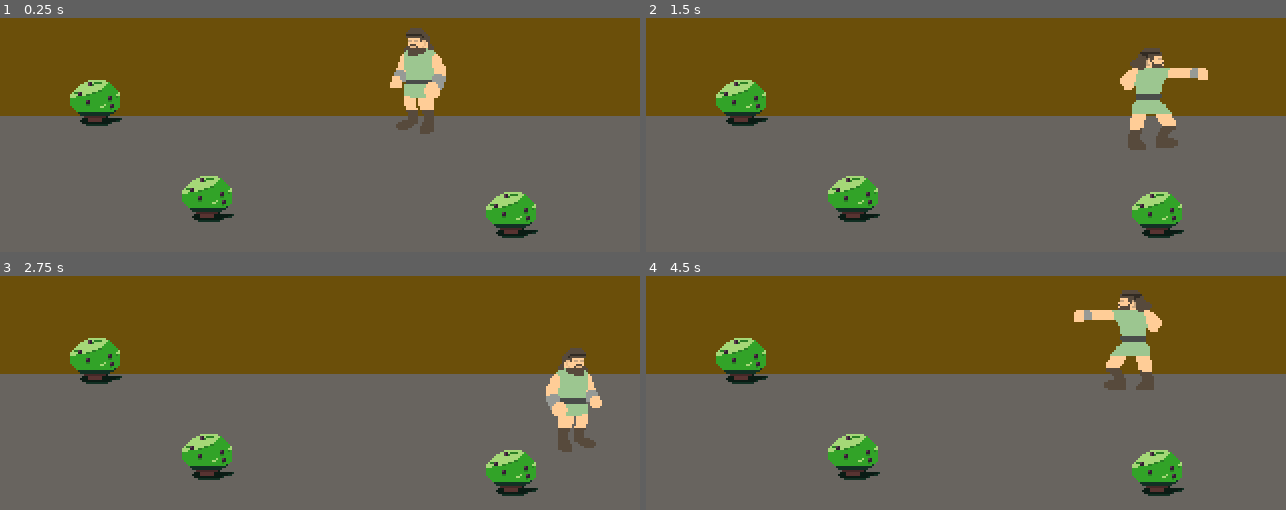
Above: before the commit, frames 1-4 (two rows, left to right).
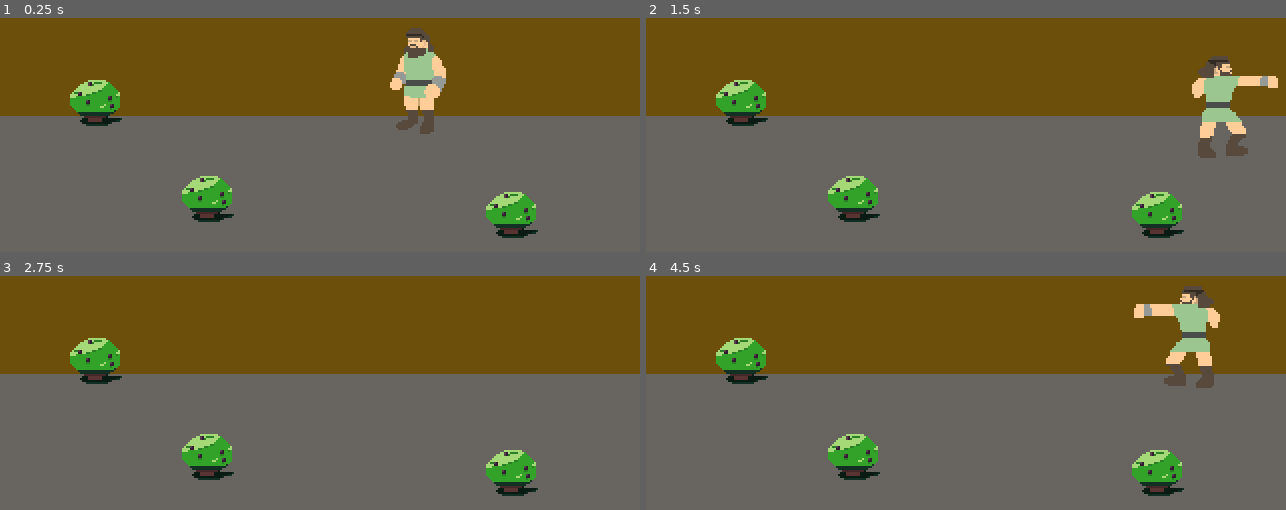
Above: after the commit, the same moments.

Repository: JesusRoberto64/Taller-de-videojuegos
Game: Godot game, scene res://Escenas/Peleas/arena.tscn
Same seed, same stepped clock (60 frames per second), same inputs: the game is played once before the commit and once after it.
Inputs:
- Up to frame 1 (0.25 s): no input
- Up to frame 2 (1.5 s): hold Right (ui_right) 0.53-1.28 s; tap Z (punch) at 0.6, 1.35 s; hold Down (ui_down) from 1.28 s (still down)
- Up to frame 3 (2.75 s): release Down (ui_down) at 2.03 s; hold Right (ui_right) from 2.03 s (still down); tap Z (punch) at 2.1 s
- Up to frame 4 (4.5 s): release Right (ui_right) at 2.78 s; hold Up (ui_up) 2.78-3.53 s; tap Z (punch) at 2.85, 3.6, 4.35 s; hold Left (ui_left) from 3.53 s (still down)

The runs differ from the first frame. In frame 1, 0.2% of the frame differs, in the area x 61-70%, y 13-39%; in frame 2, 4.7%, in the area x 74-99%, y 12-60%; in frame 3, 2.3%; in frame 4, 4.7%.

Commit message:
falta refactorizar y agrgar game feel a los golpes

Diff:
--- /dev/null
+++ b/Escenas/Peleas/golpe.tscn
@@ -0,0 +1,55 @@
+[gd_scene load_steps=8 format=3 uid="uid://b63xwlfxpqhh1"]
+
+[ext_resource type="Texture2D" uid="uid://bejafr6ixy63e" path="res://Recursos/golpe.png" id="1_2dmyr"]
+
+[sub_resource type="AtlasTexture" id="AtlasTexture_l0c5b"]
+atlas = ExtResource("1_2dmyr")
+region = Rect2(0, 0, 32, 32)
+
+[sub_resource type="AtlasTexture" id="AtlasTexture_geql5"]
+atlas = ExtResource("1_2dmyr")
+region = Rect2(32, 0, 32, 32)
+
+[sub_resource type="AtlasTexture" id="AtlasTexture_t5od4"]
+atlas = ExtResource("1_2dmyr")
+region = Rect2(64, 0, 32, 32)
+
+[sub_resource type="AtlasTexture" id="AtlasTexture_81ijq"]
+atlas = ExtResource("1_2dmyr")
+region = Rect2(96, 0, 32, 32)
+
+[sub_resource type="AtlasTexture" id="AtlasTexture_eac5h"]
+atlas = ExtResource("1_2dmyr")
+region = Rect2(128, 0, 32, 32)
+
+[sub_resource type="SpriteFrames" id="SpriteFrames_st7ey"]
+animations = [{
+"frames": [{
+"duration": 1.0,
+"texture": SubResource("AtlasTexture_l0c5b")
+}, {
+"duration": 1.0,
+"texture": SubResource("AtlasTexture_geql5")
+}, {
+"duration": 1.0,
+"texture": SubResource("AtlasTexture_t5od4")
+}, {
+"duration": 1.0,
+"texture": SubResource("AtlasTexture_81ijq")
+}, {
+"duration": 1.0,
+"texture": SubResource("AtlasTexture_eac5h")
+}],
+"loop": false,
+"name": &"triger",
+"speed": 16.0
+}]
+
+[node name="golpe" type="AnimatedSprite2D"]
+sprite_frames = SubResource("SpriteFrames_st7ey")
+animation = &"triger"
+autoplay = "triger"
+frame = 4
+frame_progress = 1.0
+
+[connection signal="animation_finished" from="." to="." method="queue_free"]
--- a/Escenas/Peleas/player.gd
+++ b/Escenas/Peleas/player.gd
@@ -1,45 +1,51 @@
 extends CharacterBody2D
 
-var speed = 100.0
+@onready var anim_spr : AnimatedSprite2D = $AnimatedSprite2D
+var anim_mov := Vector2.ZERO # Vector para animación
 var direction = Vector2(1.0, 0.0)
+var is_stoped = false
+var speed = 150.0
+
+# Ataques
+var hit_particle = preload("res://Escenas/Peleas/golpe.tscn")
+@onready var upercut_box = $Hitboxes/UpercutShape
+@onready var punch_box = $Hitboxes/PunchShape
+@onready var kick_box = $Hitboxes/KickShape
+@onready var hit_pos = $Hitboxes/hitpos
+@onready var hit_boxes = $Hitboxes
 var is_attacking = false
-var is_stoped = false
+var combo_buffer = false
+var combo = 0
 
-var combo_buffer = false
-var is_combo = false
+var hit_loop_timer = 0.0
+var hit_loop_counter = 0.0 # Timer for interval
+var hit_loop_interval : int = 0
 
-@onready var punch_box = $Hitboxes/PunchShape
-@onready var upercut_box = $Hitboxes/UpercutShape
-@onready var kick_box = $Hitboxes/KickShape
-
-@onready var anim_spr : AnimatedSprite2D = $AnimatedSprite2D
-@onready var hit_boxes = $Hitboxes
-
-
-func _physics_process(_delta: float) -> void:
-	var mov = Input.get_vector("ui_left", "ui_right", "ui_up", "ui_down")
-
+func _physics_process(delta: float) -> void:
+	var mov = Input.get_vector("Izquerda", "Derecha", "Arriba", "Abajo")
+	anim_mov = mov
 	# Poner direccion
-	if mov.x != 0.0:
+	if mov.x != 0.0 and !is_attacking:
 		direction.x = roundf(mov.x)
 		anim_spr.scale.x = -direction.x
 		hit_boxes.scale.x = -direction.x
 
-	# Combo
-	if is_attacking and is_combo:
-		if Input.is_action_just_pressed("punch") and !combo_buffer:
+	var trigger_attack = Input.is_action_just_pressed("punch")
+
+	if is_attacking:
+		mov = Vector2.ZERO
+		if combo < 4:
+			attack_loop(delta, trigger_attack)
+		elif !combo_buffer:
+			anim_spr.play("hit_kick")
+			kick_box.disabled = false
 			combo_buffer = true
 
 	# Golpe
-	if Input.is_action_just_pressed("punch") and !is_attacking:
+	if trigger_attack and !is_attacking:
 		is_attacking = true
-		punch_box.disabled = false
+		#punch_box.disabled = false
 		anim_spr.play("hit_punch") # Empezar cadena
-		is_stoped = true
-		is_combo = true
-
-	if is_stoped:
-		mov = Vector2.ZERO
 
 	velocity = mov * speed
 	move_and_slide()
@@ -47,25 +53,59 @@
 	# Limite de escenario sin colisiones (temporal)
 	position.y = clamp(position.y, 90.0, 150.0)
 
-func _on_punch_body_entered(body: Node2D) -> void:
-	body.queue_free()
+func _process(_delta: float) -> void:
+	if is_attacking: return
+	if anim_mov == Vector2.ZERO:
+		anim_spr.play("idle")
+	else:
+		anim_spr.play("walking")
+
+func attack_loop(delta , trigger_attack)-> void:
+	var anim = anim_spr.get_animation()
+	hit_loop_timer += delta
+	if trigger_attack and hit_loop_timer < 0.25:
+		hit_loop_timer = 0.0
+		if anim == "hit_punch" or anim == "hit_punch_loop":
+			anim_spr.play("hit_punch_loop")
+	elif hit_loop_timer >= 0.25:
+		anim_spr.play("hit_punch")
+		var current_frame = anim_spr.get_frame()
+		var current_progress = anim_spr.sprite_frames.get_frame_count("hit_punch")
+		anim_spr.set_frame_and_progress(current_frame, current_progress)
+		hit_loop_interval = 0
+		combo = 0
+
+	hit_loop_counter += delta
+	if hit_loop_counter > 0.1:
+		hit_loop_counter = 0.0
+		hit_loop_interval += 1
+		if hit_loop_interval % 2 == 0:
+			punch_box.disabled = false
+		else:
+			punch_box.disabled = true
+
+func _on_punch_body_entered(_body: Node2D) -> void:
+	var particle = hit_particle.instantiate()
+	particle.position = hit_pos.position
+	add_child(particle)
+	print(anim_spr.get_animation())
+	combo += 1
 
 func _on_animation_finished() -> void:
 	var prefix = anim_spr.get_animation().get_slice("_", 0)
 
 	if combo_buffer:
 		match anim_spr.get_animation():
-			"hit_punch":
+			"hit_kick":
 				anim_spr.play("hit_upercut")
+				kick_box.disabled = false
 				punch_box.disabled = true
-				upercut_box.disabled = false
-				pass
 			"hit_upercut":
 				anim_spr.play("hit_kick")
-				upercut_box.disabled = true
-				kick_box.disabled = false
-				is_combo = false
-		combo_buffer = false
+				upercut_box.disabled = false
+				kick_box.disabled = true
+				combo_buffer = false
+				combo = 0
 		return
 
 	if prefix == "hit":
@@ -76,6 +116,5 @@
 		kick_box.disabled = true
 
 		anim_spr.play("idle")
-		is_stoped = false
-		is_combo = false
+		hit_loop_timer = 0.0
 		combo_buffer = false
--- a/Escenas/Peleas/player.tscn
+++ b/Escenas/Peleas/player.tscn
@@ -1,41 +1,81 @@
-[gd_scene load_steps=15 format=3 uid="uid://bauegx3xiajpq"]
+[gd_scene load_steps=25 format=3 uid="uid://bauegx3xiajpq"]
 
 [ext_resource type="Script" uid="uid://cekp4hhxmbbay" path="res://Escenas/Peleas/player.gd" id="1_1avs2"]
-[ext_resource type="Texture2D" uid="uid://bb40buwumvvtx" path="res://Recursos/Sanson.png" id="1_j1yls"]
-[ext_resource type="Texture2D" uid="uid://kd4ahxrmsrjm" path="res://Recursos/sanson_00.png" id="2_k8hwq"]
+[ext_resource type="Texture2D" uid="uid://c0l2wi6yx46np" path="res://Recursos/Sanson_00.png" id="4_7w6ij"]
+
+[sub_resource type="AtlasTexture" id="AtlasTexture_1avs2"]
+atlas = ExtResource("4_7w6ij")
+region = Rect2(244, 122, 61, 61)
+
+[sub_resource type="AtlasTexture" id="AtlasTexture_k8hwq"]
+atlas = ExtResource("4_7w6ij")
+region = Rect2(183, 0, 61, 61)
+
+[sub_resource type="AtlasTexture" id="AtlasTexture_7w6ij"]
+atlas = ExtResource("4_7w6ij")
+region = Rect2(122, 122, 61, 61)
+
+[sub_resource type="AtlasTexture" id="AtlasTexture_spg2c"]
+atlas = ExtResource("4_7w6ij")
+region = Rect2(183, 61, 61, 61)
+
+[sub_resource type="AtlasTexture" id="AtlasTexture_7rh6g"]
+atlas = ExtResource("4_7w6ij")
+region = Rect2(183, 0, 61, 61)
+
+[sub_resource type="AtlasTexture" id="AtlasTexture_6w8ll"]
+atlas = ExtResource("4_7w6ij")
+region = Rect2(122, 122, 61, 61)
+
+[sub_resource type="AtlasTexture" id="AtlasTexture_ljx4j"]
+atlas = ExtResource("4_7w6ij")
+region = Rect2(183, 122, 61, 61)
 
 [sub_resource type="AtlasTexture" id="AtlasTexture_0h544"]
-atlas = ExtResource("2_k8hwq")
-region = Rect2(92, 61, 46, 61)
-
-[sub_resource type="AtlasTexture" id="AtlasTexture_7w6ij"]
-atlas = ExtResource("2_k8hwq")
-region = Rect2(46, 0, 46, 61)
-
-[sub_resource type="AtlasTexture" id="AtlasTexture_1avs2"]
-atlas = ExtResource("1_j1yls")
-region = Rect2(46, 0, 46, 61)
+atlas = ExtResource("4_7w6ij")
+region = Rect2(244, 0, 61, 61)
 
 [sub_resource type="AtlasTexture" id="AtlasTexture_3phhw"]
-atlas = ExtResource("2_k8hwq")
-region = Rect2(46, 61, 46, 61)
-
-[sub_resource type="AtlasTexture" id="AtlasTexture_is6en"]
-atlas = ExtResource("2_k8hwq")
-region = Rect2(92, 0, 46, 61)
-
-[sub_resource type="AtlasTexture" id="AtlasTexture_k8hwq"]
-atlas = ExtResource("1_j1yls")
-region = Rect2(0, 0, 46, 61)
+atlas = ExtResource("4_7w6ij")
+region = Rect2(244, 61, 61, 61)
+
+[sub_resource type="AtlasTexture" id="AtlasTexture_b0w0n"]
+atlas = ExtResource("4_7w6ij")
+region = Rect2(122, 0, 61, 61)
+
+[sub_resource type="AtlasTexture" id="AtlasTexture_fuplt"]
+atlas = ExtResource("4_7w6ij")
+region = Rect2(122, 61, 61, 61)
+
+[sub_resource type="AtlasTexture" id="AtlasTexture_mejwr"]
+atlas = ExtResource("4_7w6ij")
+region = Rect2(0, 0, 61, 61)
+
+[sub_resource type="AtlasTexture" id="AtlasTexture_lqf0m"]
+atlas = ExtResource("4_7w6ij")
+region = Rect2(0, 61, 61, 61)
+
+[sub_resource type="AtlasTexture" id="AtlasTexture_ba1b2"]
+atlas = ExtResource("4_7w6ij")
+region = Rect2(0, 122, 61, 61)
+
+[sub_resource type="AtlasTexture" id="AtlasTexture_6gyon"]
+atlas = ExtResource("4_7w6ij")
+region = Rect2(61, 0, 61, 61)
+
+[sub_resource type="AtlasTexture" id="AtlasTexture_oc57p"]
+atlas = ExtResource("4_7w6ij")
+region = Rect2(61, 61, 61, 61)
+
+[sub_resource type="AtlasTexture" id="AtlasTexture_jrhl8"]
+atlas = ExtResource("4_7w6ij")
+region = Rect2(61, 122, 61, 61)
 
 [sub_resource type="SpriteFrames" id="SpriteFrames_7w6ij"]
 animations = [{
 "frames": [{
 "duration": 1.0,
-"texture": SubResource("AtlasTexture_0h544")
-}, {
-"duration": 1.0,
-"texture": SubResource("AtlasTexture_0h544")
+"texture": SubResource("AtlasTexture_1avs2")
 }],
 "loop": false,
 "name": &"hit_kick",
@@ -43,13 +83,10 @@
 }, {
 "frames": [{
 "duration": 1.0,
+"texture": SubResource("AtlasTexture_k8hwq")
+}, {
+"duration": 1.0,
 "texture": SubResource("AtlasTexture_7w6ij")
-}, {
-"duration": 1.0,
-"texture": SubResource("AtlasTexture_1avs2")
-}, {
-"duration": 1.0,
-"texture": SubResource("AtlasTexture_1avs2")
 }, {
 "duration": 1.0,
 "texture": SubResource("AtlasTexture_7w6ij")
@@ -60,13 +97,33 @@
 }, {
 "frames": [{
 "duration": 1.0,
+"texture": SubResource("AtlasTexture_spg2c")
+}, {
+"duration": 1.0,
+"texture": SubResource("AtlasTexture_7rh6g")
+}, {
+"duration": 1.0,
+"texture": SubResource("AtlasTexture_6w8ll")
+}, {
+"duration": 1.0,
+"texture": SubResource("AtlasTexture_7rh6g")
+}, {
+"duration": 1.0,
+"texture": SubResource("AtlasTexture_spg2c")
+}, {
+"duration": 1.0,
+"texture": SubResource("AtlasTexture_ljx4j")
+}],
+"loop": true,
+"name": &"hit_punch_loop",
+"speed": 12.0
+}, {
+"frames": [{
+"duration": 1.0,
+"texture": SubResource("AtlasTexture_0h544")
+}, {
+"duration": 1.0,
 "texture": SubResource("AtlasTexture_3phhw")
-}, {
-"duration": 1.0,
-"texture": SubResource("AtlasTexture_is6en")
-}, {
-"duration": 1.0,
-"texture": SubResource("AtlasTexture_is6en")
 }],
 "loop": false,
 "name": &"hit_upercut",
@@ -74,19 +131,37 @@
 }, {
 "frames": [{
 "duration": 1.0,
-"texture": SubResource("AtlasTexture_k8hwq")
+"texture": SubResource("AtlasTexture_b0w0n")
+}, {
+"duration": 1.0,
+"texture": SubResource("AtlasTexture_fuplt")
 }],
 "loop": true,
 "name": &"idle",
-"speed": 5.0
-}, {
-"frames": [{
-"duration": 1.0,
-"texture": SubResource("AtlasTexture_k8hwq")
+"speed": 2.0
+}, {
+"frames": [{
+"duration": 1.0,
+"texture": SubResource("AtlasTexture_mejwr")
+}, {
+"duration": 1.0,
+"texture": SubResource("AtlasTexture_lqf0m")
+}, {
+"duration": 1.0,
+"texture": SubResource("AtlasTexture_ba1b2")
+}, {
+"duration": 1.0,
+"texture": SubResource("AtlasTexture_6gyon")
+}, {
+"duration": 1.0,
+"texture": SubResource("AtlasTexture_oc57p")
+}, {
+"duration": 1.0,
+"texture": SubResource("AtlasTexture_jrhl8")
 }],
 "loop": true,
 "name": &"walking",
-"speed": 5.0
+"speed": 10.0
 }]
 
 [sub_resource type="RectangleShape2D" id="RectangleShape2D_j1yls"]
@@ -106,12 +181,10 @@
 
 [node name="AnimatedSprite2D" type="AnimatedSprite2D" parent="."]
 sprite_frames = SubResource("SpriteFrames_7w6ij")
-animation = &"hit_upercut"
+animation = &"hit_punch_loop"
 autoplay = "idle"
-offset = Vector2(-8, 0)
 
 [node name="CollisionShape2D" type="CollisionShape2D" parent="."]
-position = Vector2(0.5, 2)
 shape = SubResource("RectangleShape2D_j1yls")
 
 [node name="Hitboxes" type="Area2D" parent="."]
@@ -136,5 +209,8 @@
 disabled = true
 debug_color = Color(0.930994, 0.234165, 0.311919, 0.42)
 
+[node name="hitpos" type="Marker2D" parent="Hitboxes"]
+position = Vector2(-25, -2)
+
 [connection signal="animation_finished" from="AnimatedSprite2D" to="." method="_on_animation_finished"]
 [connection signal="body_entered" from="Hitboxes" to="." method="_on_punch_body_entered"]
--- a/project.godot
+++ b/project.godot
@@ -20,19 +20,13 @@
 
 window/size/viewport_width=320
 window/size/viewport_height=180
+window/size/window_width_override=640
+window/size/window_height_override=360
 window/stretch/mode="viewport"
 window/stretch/aspect="keep_height"
 
 [input]
 
-ui_left={
-"deadzone": 0.5,
-"events": [Object(InputEventKey,"resource_local_to_scene":false,"resource_name":"","device":0,"window_id":0,"alt_pressed":false,"shift_pressed":false,"ctrl_pressed":false,"meta_pressed":false,"pressed":false,"keycode":4194319,"physical_keycode":0,"key_label":0,"unicode":0,"location":0,"echo":false,"script":null)
-, Object(InputEventJoypadButton,"resource_local_to_scene":false,"resource_name":"","device":0,"button_index":13,"pressure":0.0,"pressed":false,"script":null)
-, Object(InputEventJoypadMotion,"resource_local_to_scene":false,"resource_name":"","device":0,"axis":0,"axis_value":-1.0,"script":null)
-, Object(InputEventKey,"resource_local_to_scene":false,"resource_name":"","device":-1,"window_id":0,"alt_pressed":false,"shift_pressed":false,"ctrl_pressed":false,"meta_pressed":false,"pressed":false,"keycode":0,"physical_keycode":65,"key_label":0,"unicode":97,"location":0,"echo":false,"script":null)
-]
-}
 ui_right={
 "deadzone": 0.5,
 "events": [Object(InputEventKey,"resource_local_to_scene":false,"resource_name":"","device":0,"window_id":0,"alt_presse …(194 unchanged characters)…
@@ -60,6 +54,35 @@
 punch={
 "deadzone": 0.2,
 "events": [Object(InputEventKey,"resource_local_to_scene":false,"resource_name":"","device":-1,"window_id":0,"alt_press …(192 unchanged characters)…
+, Object(InputEventJoypadButton,"resource_local_to_scene":false,"resource_name":"","device":-1,"button_index":2,"pressure":0.0,"pressed":false,"script":null)
+]
+}
+Izquerda={
+"deadzone": 0.2,
+"events": [Object(InputEventKey,"resource_local_to_scene":false,"resource_name":"","device":-1,"window_id":0,"alt_pressed":false,"shift_pressed":false,"ctrl_pressed":false,"meta_pressed":false,"pressed":false,"keycode":0,"physical_keycode":4194319,"key_label":0,"unicode":0,"location":0,"echo":false,"script":null)
+, Object(InputEventKey,"resource_local_to_scene":false,"resource_name":"","device":-1,"window_id":0,"alt_pressed":false,"shift_pressed":false,"ctrl_pressed":false,"meta_pressed":false,"pressed":false,"keycode":0,"physical_keycode":65,"key_label":0,"unicode":97,"location":0,"echo":false,"script":null)
+, Object(InputEventJoypadButton,"resource_local_to_scene":false,"resource_name":"","device":-1,"button_index":13,"pressure":0.0,"pressed":false,"script":null)
+]
+}
+Derecha={
+"deadzone": 0.2,
+"events": [Object(InputEventKey,"resource_local_to_scene":false,"resource_name":"","device":-1,"window_id":0,"alt_pressed":false,"shift_pressed":false,"ctrl_pressed":false,"meta_pressed":false,"pressed":false,"keycode":0,"physical_keycode":4194321,"key_label":0,"unicode":0,"location":0,"echo":false,"script":null)
+, Object(InputEventKey,"resource_local_to_scene":false,"resource_name":"","device":-1,"window_id":0,"alt_pressed":false,"shift_pressed":false,"ctrl_pressed":false,"meta_pressed":false,"pressed":false,"keycode":0,"physical_keycode":68,"key_label":0,"unicode":100,"location":0,"echo":false,"script":null)
+, Object(InputEventJoypadButton,"resource_local_to_scene":false,"resource_name":"","device":-1,"button_index":14,"pressure":0.0,"pressed":false,"script":null)
+]
+}
+Arriba={
+"deadzone": 0.2,
+"events": [Object(InputEventKey,"resource_local_to_scene":false,"resource_name":"","device":-1,"window_id":0,"alt_pressed":false,"shift_pressed":false,"ctrl_pressed":false,"meta_pressed":false,"pressed":false,"keycode":0,"physical_keycode":4194320,"key_label":0,"unicode":0,"location":0,"echo":false,"script":null)
+, Object(InputEventKey,"resource_local_to_scene":false,"resource_name":"","device":-1,"window_id":0,"alt_pressed":false,"shift_pressed":false,"ctrl_pressed":false,"meta_pressed":false,"pressed":false,"keycode":0,"physical_keycode":87,"key_label":0,"unicode":119,"location":0,"echo":false,"script":null)
+, Object(InputEventJoypadButton,"resource_local_to_scene":false,"resource_name":"","device":-1,"button_index":11,"pressure":0.0,"pressed":false,"script":null)
+]
+}
+Abajo={
+"deadzone": 0.2,
+"events": [Object(InputEventKey,"resource_local_to_scene":false,"resource_name":"","device":-1,"window_id":0,"alt_pressed":false,"shift_pressed":false,"ctrl_pressed":false,"meta_pressed":false,"pressed":false,"keycode":0,"physical_keycode":4194322,"key_label":0,"unicode":0,"location":0,"echo":false,"script":null)
+, Object(InputEventKey,"resource_local_to_scene":false,"resource_name":"","device":-1,"window_id":0,"alt_pressed":false,"shift_pressed":false,"ctrl_pressed":false,"meta_pressed":false,"pressed":false,"keycode":0,"physical_keycode":83,"key_label":0,"unicode":115,"location":0,"echo":false,"script":null)
+, Object(InputEventJoypadButton,"resource_local_to_scene":false,"resource_name":"","device":-1,"button_index":12,"pressure":0.0,"pressed":false,"script":null)
 ]
 }
 
Binary file added: Recursos/golpe.png
Not shown, changed: Recursos/golpe.png.import
Binary file changed: Recursos/sanson_00.png
